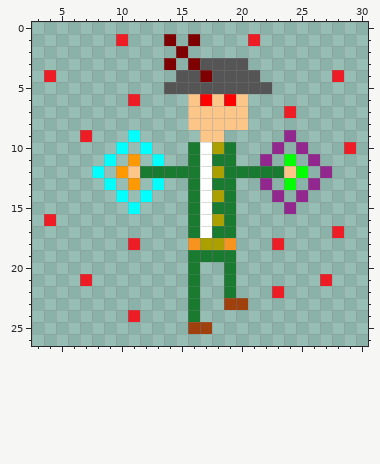
Pixel-art sprite: UNCC GAME JAM 1/sprites/Boss_SPR/layers/fd765692-ce12-4ba9-8033-89b503b019a7/130718d7-fd0a-4d88-bcd7-e818d666c0c6.png. The first picture shows the starting point.
The file is 34x30 pixels. Shown: x 3..30, y 0..26.
New version:
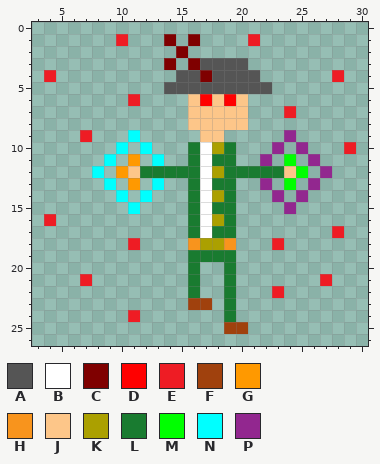
Palette (. is transparent): A #555555  B #ffffff  C #7f0000  D #ff0000  E #ee1c24  F #a0410d  G #ff9900  H #f8941d  J #fdc689  K #aba000  L #197b30  M #00ff00  N #00ffff  P #92278f
From old to new:
@@ x 14..22 @@
 22 ..L..L...
-23 ..L..FF..
-24 ..L......
-25 ..FF.....
+23 ..FF.L...
+24 .....L...
+25 .....FF..
 26 .........
